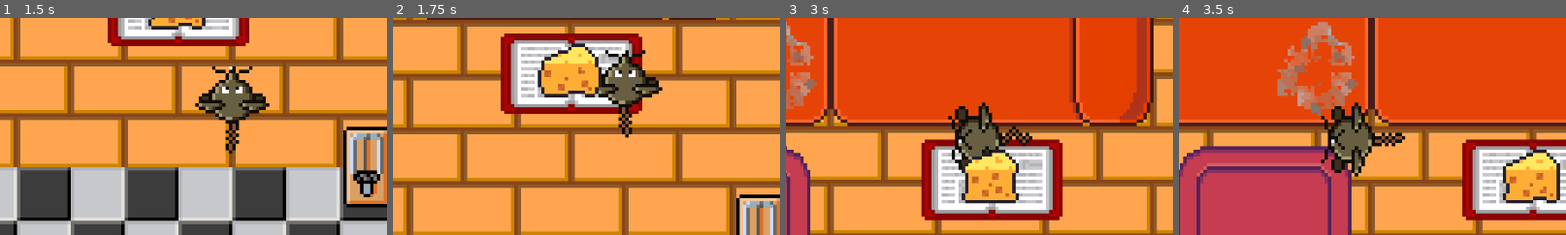
Above: before the commit, frames 1-4 (left to right).
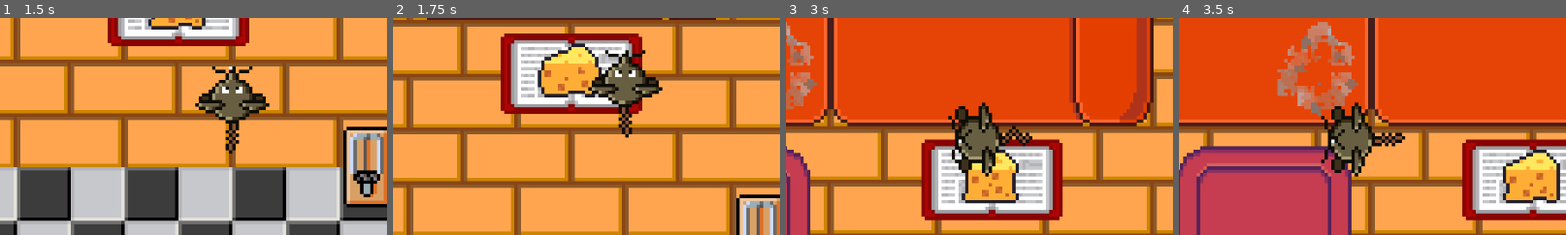
Above: after the commit, the same moments.

Repository: rasmussvala/TDDD23-Cheddar-Chase
Game: Godot game, scene res://scenes/menus/main_menu.tscn
The game is run twice, just before and just after one commit, with the same random seed, the same clock (stepped at 60 frames per second) and the same inputs.
Inputs:
- Up to frame 1 (1.5 s): click "Start" at 0.5 s; hold Up (ui_up) from 1.28 s (still down)
- Up to frame 2 (1.75 s): keep holding Up (ui_up)
- Up to frame 3 (3 s): release Up (ui_up) at 2.78 s; hold Left (ui_left) from 2.78 s (still down)
- Up to frame 4 (3.5 s): keep holding Left (ui_left)
The pictures show only the part of the screen within x 20-70%, y 22-72%; the shares and areas given below are measured in that part.

Frame 1 is identical in both runs. In frame 2, 0.2% of the frame differs, in the area x 50-54%, y 27-36%; in frame 3, 0.5%, in the area x 45-55%, y 60-74%; in frame 4, nothing differs.

Commit message:
Fixed mouse_trap
Now it works as intended

Diff:
--- a/scenes/characters/enemies/mouse_trap.tscn
+++ b/scenes/characters/enemies/mouse_trap.tscn
@@ -1,10 +1,15 @@
-[gd_scene load_steps=16 format=3 uid="uid://dcfj1ji8t2a6c"]
+[gd_scene load_steps=18 format=3 uid="uid://dcfj1ji8t2a6c"]
 
 [ext_resource type="Script" path="res://scripts/characters/enemies/mouse_trap.gd" id="1_bmycu"]
-[ext_resource type="Texture2D" uid="uid://6wq0yftqleu" path="res://assets/characters/enemies/idle.png" id="1_rlinn"]
+[ext_resource type="Texture2D" uid="uid://6wq0yftqleu" path="res://assets/characters/enemies/mouse_trap/idle.png" id="1_rlinn"]
 [ext_resource type="Texture2D" uid="uid://c4igs0104hwas" path="res://assets/characters/enemies/bug_blue/death.png" id="2_1a1kj"]
-[ext_resource type="Texture2D" uid="uid://dp8ue34i5iu0l" path="res://assets/characters/enemies/trapped.png" id="3_0g03a"]
-[ext_resource type="Texture2D" uid="uid://dtco1gtjwfdg7" path="res://assets/characters/enemies/pow.png" id="4_3cgce"]
+[ext_resource type="Texture2D" uid="uid://b3p2cqcnb4wmg" path="res://assets/characters/enemies/mouse_trap/trapped_bug.png" id="2_g737m"]
+[ext_resource type="Texture2D" uid="uid://dp8ue34i5iu0l" path="res://assets/characters/enemies/mouse_trap/trapped.png" id="3_0g03a"]
+[ext_resource type="Texture2D" uid="uid://dtco1gtjwfdg7" path="res://assets/characters/enemies/mouse_trap/pow.png" id="4_3cgce"]
+
+[sub_resource type="AtlasTexture" id="AtlasTexture_ec55s"]
+atlas = ExtResource("2_g737m")
+region = Rect2(0, 0, 32, 32)
 
 [sub_resource type="AtlasTexture" id="AtlasTexture_dg02n"]
 atlas = ExtResource("1_rlinn")
@@ -18,6 +23,14 @@
 animations = [{
 "frames": [{
 "duration": 1.0,
+"texture": SubResource("AtlasTexture_ec55s")
+}],
+"loop": false,
+"name": &"bug_trapped",
+"speed": 5.0
+}, {
+"frames": [{
+"duration": 1.0,
 "texture": SubResource("AtlasTexture_dg02n")
 }],
 "loop": false,
@@ -29,7 +42,7 @@
 "texture": SubResource("AtlasTexture_240yr")
 }],
 "loop": false,
-"name": &"trapped",
+"name": &"player_trapped",
 "speed": 5.0
 }]
 
@@ -85,12 +98,12 @@
 size = Vector2(10, 20)
 
 [node name="mouse_trap" type="Area2D"]
-collision_mask = 2
+collision_mask = 6
 script = ExtResource("1_bmycu")
 
 [node name="animated_sprite_2d_1" type="AnimatedSprite2D" parent="."]
 sprite_frames = SubResource("SpriteFrames_tk7wu")
-animation = &"trapped"
+animation = &"bug_trapped"
 autoplay = "idle"
 
 [node name="animated_sprite_2d_2" type="AnimatedSprite2D" parent="."]
--- a/scenes/levels/game.tscn
+++ b/scenes/levels/game.tscn
@@ -23,59 +23,63 @@
 
 [node name="win_menu" parent="." instance=ExtResource("2_1la2g")]
 unique_name_in_owner = true
-visible = false
 
 [node name="death_menu" parent="." instance=ExtResource("2_wlcxk")]
 unique_name_in_owner = true
-visible = false
 
-[node name="Cheeses" type="Node" parent="."]
+[node name="level_layers" type="Node" parent="."]
 
-[node name="cheese_1" parent="Cheeses" groups=["Cheeses"] instance=ExtResource("6_prwsy")]
-position = Vector2(-16, -48)
+[node name="tile_map" parent="level_layers" instance=ExtResource("3_no3av")]
 
-[node name="cheese_2" parent="Cheeses" groups=["Cheeses"] instance=ExtResource("6_prwsy")]
-position = Vector2(-80, 112)
+[node name="obstacles" type="Node" parent="."]
 
-[node name="cheese_3" parent="Cheeses" groups=["Cheeses"] instance=ExtResource("6_prwsy")]
-position = Vector2(112, 80)
-
-[node name="cheese_4" parent="Cheeses" groups=["Cheeses"] instance=ExtResource("6_prwsy")]
-position = Vector2(112, -112)
-
-[node name="Enemies" type="Node" parent="."]
-
-[node name="bug_red_1" parent="Enemies" instance=ExtResource("2_yj2lc")]
-position = Vector2(112, -16)
-
-[node name="bug_red_2" parent="Enemies" instance=ExtResource("2_yj2lc")]
-position = Vector2(-112, -16)
-
-[node name="bug_red_3" parent="Enemies" instance=ExtResource("2_yj2lc")]
-position = Vector2(-112, 80)
-
-[node name="bug_red_4" parent="Enemies" instance=ExtResource("2_yj2lc")]
-position = Vector2(112, 80)
-
-[node name="bug_blue_1" parent="Enemies" instance=ExtResource("8_b8f1k")]
-position = Vector2(0, 144)
-
-[node name="bug_green_1" parent="Enemies" instance=ExtResource("5_8sk2h")]
-position = Vector2(-88, 144)
-
-[node name="tile_map" parent="." instance=ExtResource("3_no3av")]
-
-[node name="mouse_trap" parent="." instance=ExtResource("11_p0wvp")]
+[node name="mouse_trap" parent="obstacles" instance=ExtResource("11_p0wvp")]
 position = Vector2(40, 0)
 
-[node name="player" parent="." instance=ExtResource("3_0xa32")]
-unique_name_in_owner = true
+[node name="pit" parent="obstacles" instance=ExtResource("7_5m25o")]
 
-[node name="pit" parent="." instance=ExtResource("7_5m25o")]
-
-[node name="pit_collision" type="CollisionShape2D" parent="pit"]
+[node name="pit_collision" type="CollisionShape2D" parent="obstacles/pit"]
 position = Vector2(80, -48)
 shape = SubResource("RectangleShape2D_yseke")
 debug_color = Color(0.961248, 0, 0.511433, 0.42)
 
-[connection signal="trigger_death_menu" from="player" to="game_manager" method="_on_player_trigger_death_menu"]
+[node name="cheeses" type="Node" parent="."]
+
+[node name="cheese_1" parent="cheeses" groups=["Cheeses"] instance=ExtResource("6_prwsy")]
+position = Vector2(-16, -48)
+
+[node name="cheese_2" parent="cheeses" groups=["Cheeses"] instance=ExtResource("6_prwsy")]
+position = Vector2(-80, 112)
+
+[node name="cheese_3" parent="cheeses" groups=["Cheeses"] instance=ExtResource("6_prwsy")]
+position = Vector2(112, 80)
+
+[node name="cheese_4" parent="cheeses" groups=["Cheeses"] instance=ExtResource("6_prwsy")]
+position = Vector2(112, -112)
+
+[node name="enemies" type="Node" parent="."]
+
+[node name="bug_red_1" parent="enemies" instance=ExtResource("2_yj2lc")]
+position = Vector2(112, -16)
+
+[node name="bug_red_2" parent="enemies" instance=ExtResource("2_yj2lc")]
+position = Vector2(-112, -16)
+
+[node name="bug_red_3" parent="enemies" instance=ExtResource("2_yj2lc")]
+position = Vector2(-112, 80)
+
+[node name="bug_red_4" parent="enemies" instance=ExtResource("2_yj2lc")]
+position = Vector2(112, 80)
+
+[node name="bug_blue_1" parent="enemies" instance=ExtResource("8_b8f1k")]
+position = Vector2(0, 144)
+
+[node name="bug_green_1" parent="enemies" instance=ExtResource("5_8sk2h")]
+position = Vector2(-88, 144)
+
+[node name="player" type="Node" parent="."]
+
+[node name="player" parent="player" instance=ExtResource("3_0xa32")]
+unique_name_in_owner = true
+
+[connection signal="trigger_death_menu" from="player/player" to="game_manager" method="_on_player_trigger_death_menu"]
--- a/scripts/characters/enemies/mouse_trap.gd
+++ b/scripts/characters/enemies/mouse_trap.gd
@@ -1,9 +1,10 @@
 extends Area2D
 
-# Reference the player's node (update the path if necessary)
-@onready var player: CharacterBody2D = %player
+# Variables for animated sprites
 @onready var animated_sprite_2d_1 = $animated_sprite_2d_1
 @onready var animated_sprite_2d_2 = $animated_sprite_2d_2
+@onready var player = %player
+var has_activated = false
 
 func _ready():
 	connect("body_entered", Callable(self, "_on_body_entered"))
@@ -13,15 +14,18 @@
 
 # Function called when a body enters the trap
 func _on_body_entered(body: Node) -> void:
-	# Disable player's sprite
-	body.animated_sprite_2d.visible = false
-	# Play the "pow" animation on animated_sprite_2d_2
-	animated_sprite_2d_2.play("pow")
-	# Play the "trapped" animation on animated_sprite_2d_1
-	animated_sprite_2d_1.play("trapped")
-	body.die()
+	if not has_activated:
+		if body.has_method("die"):
+			body.animated_sprite_2d.visible = false
+			animated_sprite_2d_2.play("pow")
+			if body == player:
+				animated_sprite_2d_1.play("player_trapped")
+			else:
+				animated_sprite_2d_1.play("bug_trapped")
+
+			body.die()
+			has_activated = true
 
 # Function to handle when the "pow" animation finishes
 func _on_pow_animation_finished():
-	# Switch "pow" back to "nothing" after the animation has finished
 	animated_sprite_2d_2.play("nothing")
Renamed: assets/characters/enemies/idle.png -> assets/characters/enemies/mouse_trap/idle.png
Renamed: assets/characters/enemies/pow.png -> assets/characters/enemies/mouse_trap/pow.png
Renamed: assets/characters/enemies/trapped.png -> assets/characters/enemies/mouse_trap/trapped.png
Binary file added: assets/characters/enemies/mouse_trap/trapped_bug.png
